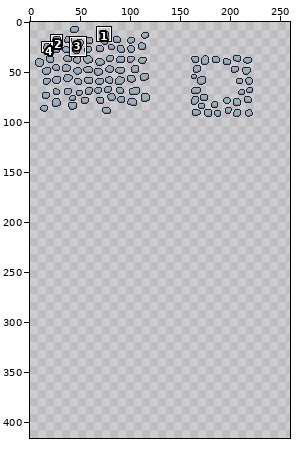
Pixel-art file: objects/WIP/13/Floor Exploration/cobblestone1 .aseprite. Above: a wide view before the commit, with the close-up outlined.
Close-up. As it was:
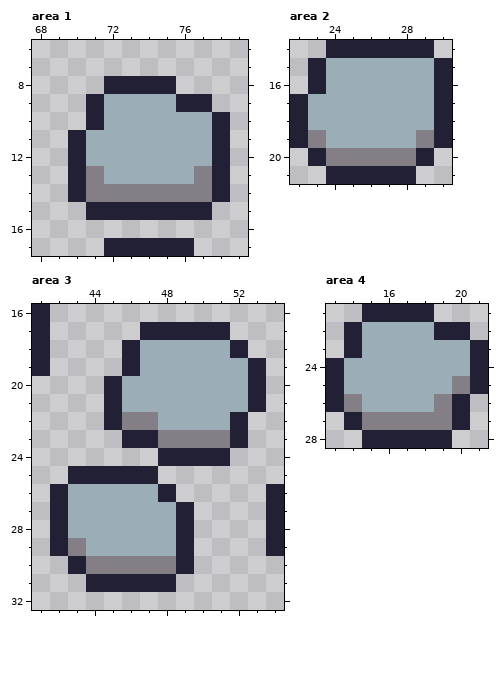
480x416 pixels, 1 frame. Colours within 5 levels of each other are drawn and written as one. Shown: area 1: x 68..79, y 6..17; area 2: x 22..30, y 14..21; area 3: x 41..54, y 16..32; area 4: x 13..21, y 21..28. The wide view leaves out empty margins. The commit also changed other parts of the picture, which this record leaves out.
Now the later version:
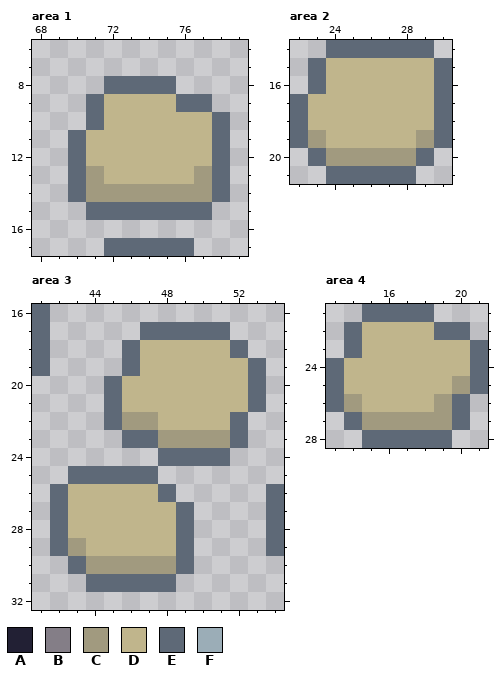
Palette (. is transparent): A #222034  B #847e87  C #a19a7f  D #c0b58c  E #5e6977  F #9badb7
Change:
Changed rows in their new state; - is an unchanged pixel.
Area 1:
first column x 70:
 8 --EEEE---
 9 -EDDDDEE-
10 -EDDDDDDE
11 EDDDDDDDE
12 EDDDDDDDE
13 ECDDDDDCE
14 ECCCCCCCE
15 -EEEEEEE-
17 --EEEEE--
Area 2:
first column x 22:
14 --EEEEEE-
15 -EDDDDDDE
16 -EDDDDDDE
17 EDDDDDDDE
18 EDDDDDDDE
19 ECDDDDDCE
20 -ECCCCCE-
21 --EEEEE--
Area 3:
first column x 41:
16 E-------------
17 E-----EEEEE---
18 E----EDDDDDE--
19 E----EDDDDDDE-
20 ----EDDDDDDDE-
21 ----EDDDDDDDE-
22 ----ECCDDDDE--
23 -----EECCCCE--
24 -------EEEE---
25 --EEEEE-------
26 -EDDDDDE-----E
27 -EDDDDDDE----E
28 -EDDDDDDE----E
29 -ECDDDDDE----E
30 --ECCCCCE-----
31 ---EEEEE------
Area 4:
first column x 13:
21 --EEEE---
22 -EDDDDEE-
23 -EDDDDDDE
24 EDDDDDDDE
25 EDDDDDDCE
26 ECDDDDCE-
27 -ECCCCCE-
28 --EEEEE--
Where, in picture pixels (left, top, right, bottom), the same in both close-ups:
changed: (68, 76, 230, 256)
changed: (290, 40, 452, 184)
changed: (32, 304, 284, 592)
changed: (326, 304, 488, 448)
